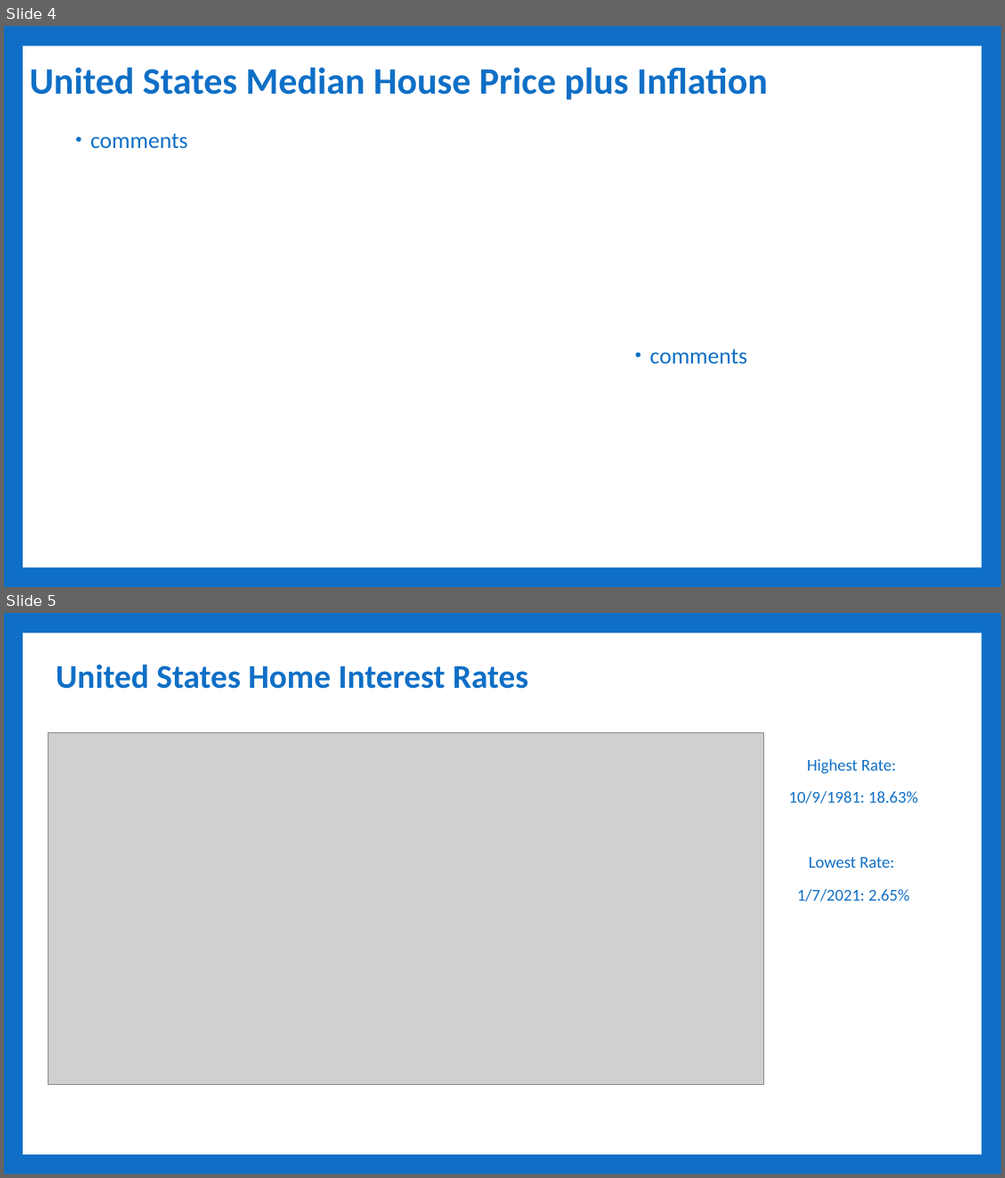
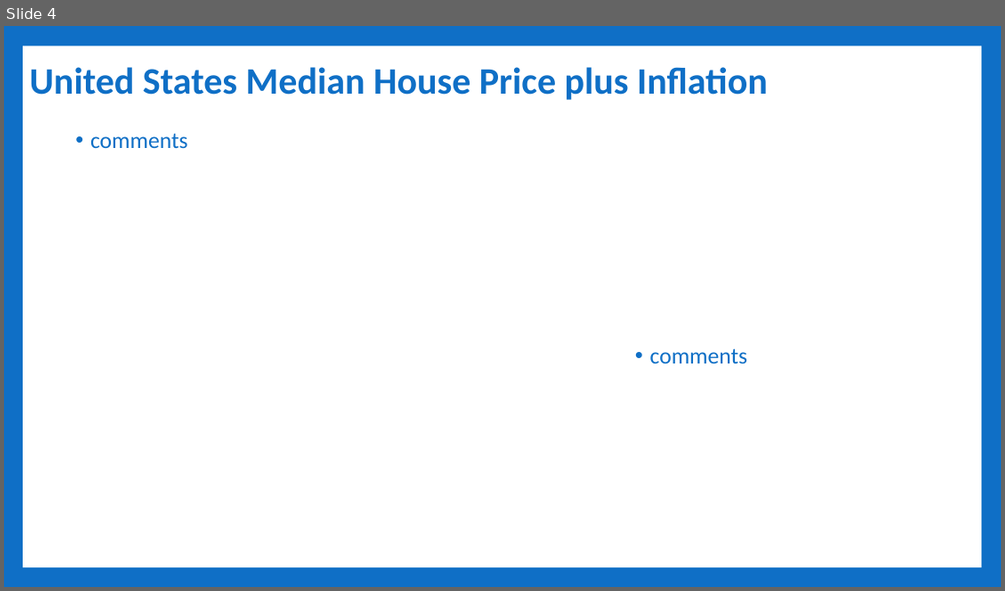
Before and after one commit to Sethdcarter/group8_data_project_1, a slide deck: Presentation/Project-1_Group-8_Presentation-US_Housing_Market.pptx. Shown one above the other, each under a label of ours: slides 4 and 5 before the commit, slide 4 after it. The pictures are 1005x1178 and 1005x591 pixels, drawn with LibreOffice and Linux fonts; fonts in the diff are those of the drawing; grey boxes stand for pictures. Boxes give left, top, right and bottom in pixels: in the first picture for what was removed or moved away, otherwise in the second. Text is boxed around its words. In the diff, an @@ line names an element or a change of style, - is before the commit and + after.

```diff
--- a/Presentation/Project-1_Group-8_Presentation-US_Housing_Market.pptx
+++ b/Presentation/Project-1_Group-8_Presentation-US_Housing_Market.pptx
@@ slide 5 removed at (4,613,1001,1174), background #0F6FC6 @@
@@ rectangle removed at (23,633,981,1154) @@
@@ title removed at (56,664,528,689) @@
-United States Home Interest Rates
@@ picture removed at (48,732,764,1084) @@
@@ text removed at (789,759,918,901) @@
-Highest Rate:
-10/9/1981: 18.63%
-Lowest Rate:
-1/7/2021: 2.65%
@@ slide 4 changed as well @@
@@ text "comments" at (90,133,188,148): less space between paragraphs @@
@@ text "comments" at (650,348,748,363): less space between paragraphs @@
```
Also in this commit, not shown: 5 other slides changed.
